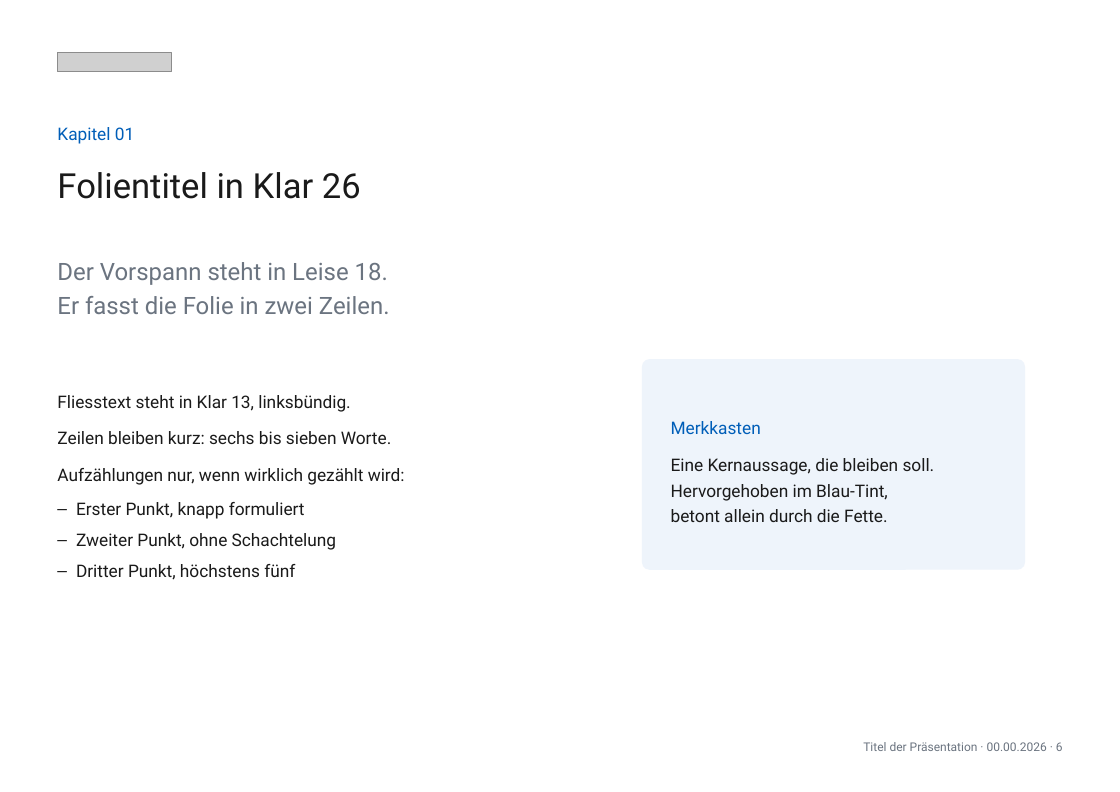
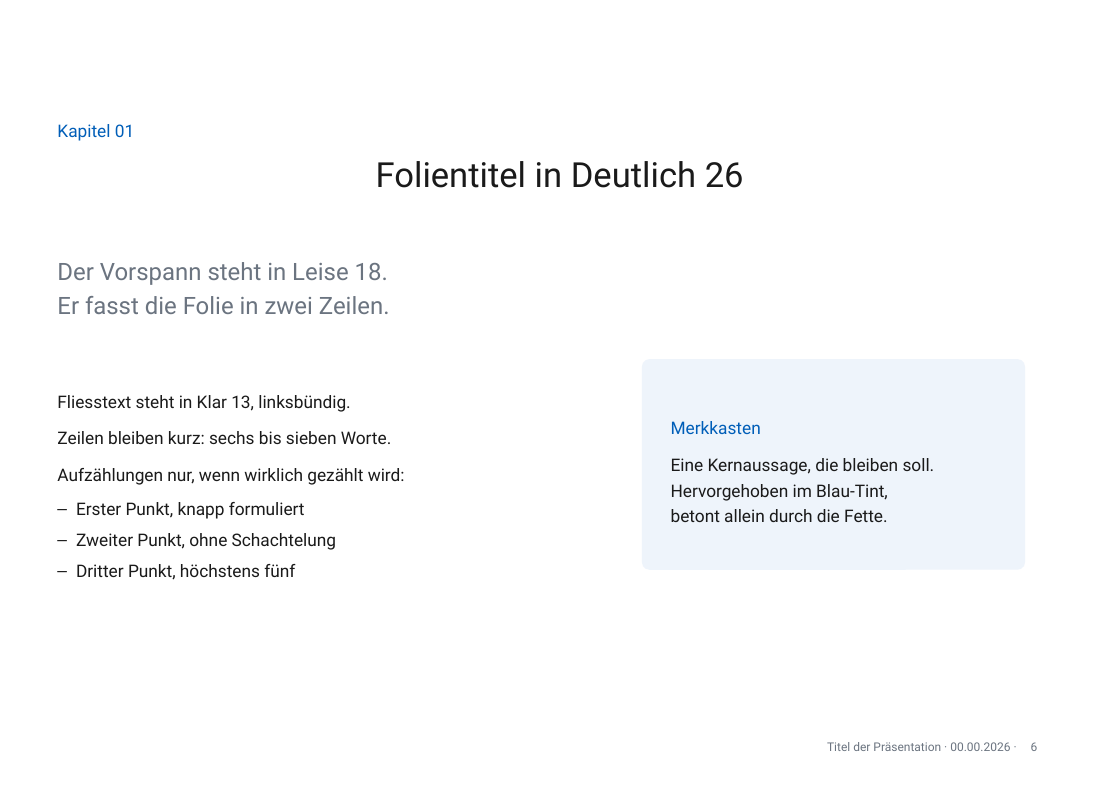
Before and after one commit to phtok/goeloggen, a slide deck: slide 6 of assets/templates/GoetheanumVorlageA4.pptx. Drawn at 1120x792 pixels with LibreOffice and Linux fonts; fonts in the diff are those of the drawing; grey boxes stand for pictures; background and template pictures are left out. Boxes give left, top, right and bottom in pixels: in the first picture for what was removed or moved away, otherwise in the second. Text is boxed around its words. In the diff, an @@ line names an element or a change of style, - is before the commit and + after.

```diff
--- a/assets/templates/GoetheanumVorlageA4.pptx
+++ b/assets/templates/GoetheanumVorlageA4.pptx
@@ picture removed at box(57, 53, 171, 72) @@
@@ text "Kapitel 01" at box(57, 124, 134, 141): more space between paragraphs; vertical alignment middle to top @@
@@ title "Folientitel in Deutlich 26" at box(376, 161, 744, 188): vertical alignment middle to top @@
@@ title at box(376, 161, 744, 188): text changed @@
-Folientitel in Klar 26
+Folientitel in Deutlich 26
@@ text added at box(827, 742, 1010, 751), 9 pt, text #6B7480 @@
+Titel der Präsentation · 00.00.2026 ·
@@ text removed at box(863, 742, 1063, 751) @@
-Titel der Präsentation · 00.00.2026 · 6
@@ page number added at box(1031, 742, 1038, 751), 9 pt, text #6B7480 @@
+6
```
Also in this commit, not shown: 13 other slides changed, 1 slide added, 1 slide removed, 2 other files.
